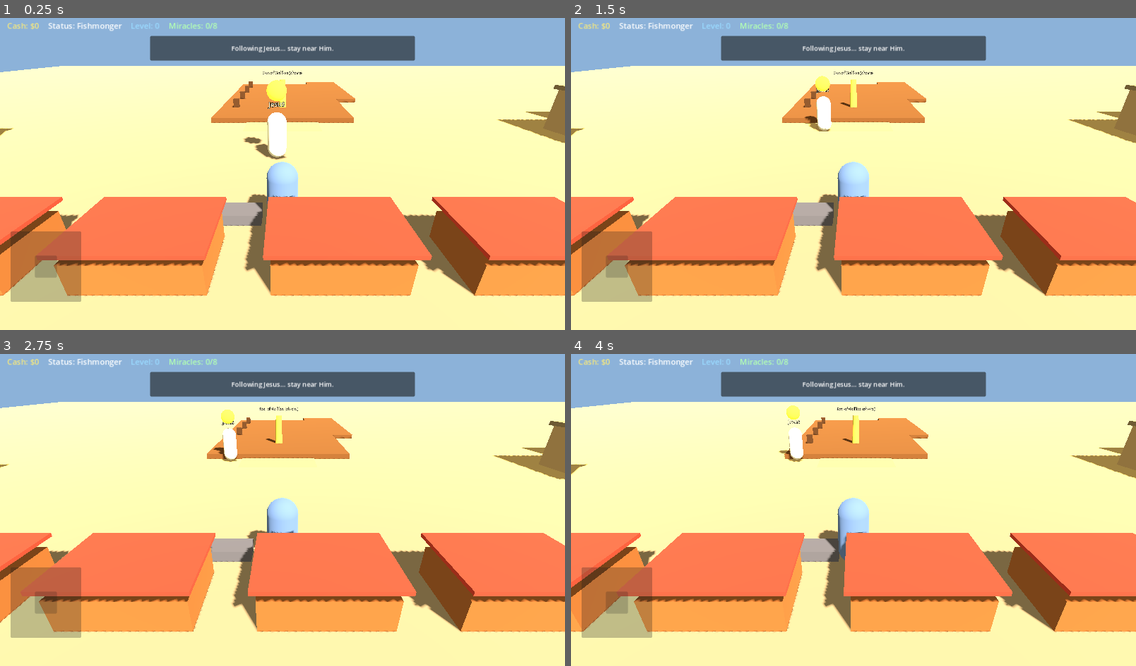
Above: before the commit, frames 1-4 (two rows, left to right).
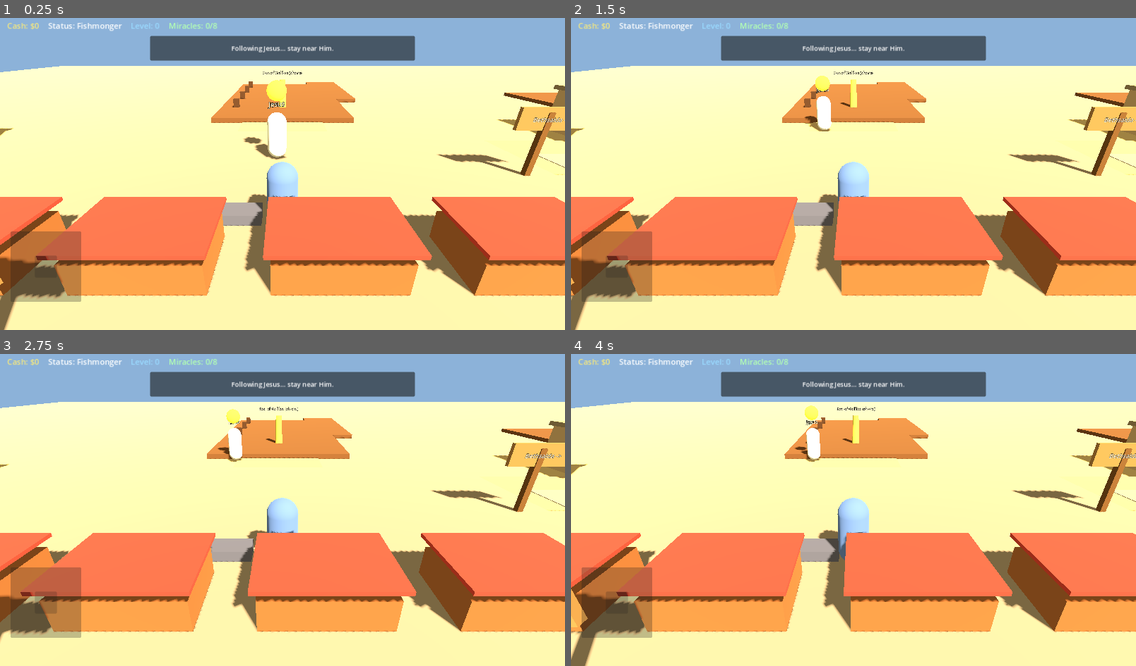
Above: after the commit, the same moments.

Repository: 3lshadai-ux/Infidel-Crusader
Game: Godot game, scene res://scenes/main.tscn
Same seed, same stepped clock (60 frames per second), same inputs: the game is played once before the commit and once after it.
Inputs (mouse positions are in pixels of both pictures, inside the frame that each line leads up to):
- Up to frame 1 (0.25 s): no input
- Up to frame 2 (1.5 s): drag from (627, 276) to (910, 102) at 0.52 s; drag from (740, 186) to (825, 236) at 1.27 s
- Up to frame 3 (2.75 s): move the mouse to (339, 438) at 2.02 s; hold D (move_right) from 2.03 s (still down); tap E (interact) at 2.1 s
- Up to frame 4 (4 s): release D (move_right) at 2.75 s; drag from (825, 572) to (684, 460) at 2.77 s; move the mouse to (1023, 553) at 3.52 s; hold A (move_left) from 3.53 s (still down); tap E (interact) at 3.6 s

The runs differ from the first frame. In frame 1, 2.9% of the frame differs, in the area x 0-100%, y 23-100%; in frame 2, 3.0%; in frame 3, 2.9%; in frame 4, 3.9%, in the area x 0-100%, y 16-100%.

Commit message:
feat(map): richer ancient Israel roads, city pads, signposts

Diff:
--- a/scripts/city_blockout.gd
+++ b/scripts/city_blockout.gd
@@ -1,6 +1,7 @@
 extends Node3D
 ## Stylized ancient-Israel coastal blockout: Galilee shore market (Capernaum area),
-## dusty paths toward Cana/Nazareth/Tabor; south road stubs toward Jerusalem.
+## clearer roads Galilee -> Cana -> Nazareth -> Tabor -> south toward Jerusalem.
+## Readable city pads and simple wooden signposts.
 
 func _ready() -> void:
 	_build_ground()
@@ -10,6 +11,9 @@
 	_build_docks()
 	_build_props()
 	_build_travel_paths()
+	_build_city_pads()
+	_build_signposts()
+	_build_tabor_rise()
 
 func _mat(color: Color) -> StandardMaterial3D:
 	var m := StandardMaterial3D.new()
@@ -38,6 +42,7 @@
 func _build_ground() -> void:
 	_box(self, Vector3(100, 0.4, 120), Vector3(0, -0.2, 12), Color(0.72, 0.62, 0.42))
 	_box(self, Vector3(18, 0.15, 14), Vector3(-6, 0.05, 4), Color(0.55, 0.5, 0.42))
+	_box(self, Vector3(14, 1.2, 10), Vector3(-20, 0.5, 14), Color(0.65, 0.58, 0.42))
 	_box(self, Vector3(10, 2.0, 10), Vector3(-12, 1.0, 18), Color(0.6, 0.55, 0.4))
 
 func _build_water() -> void:
@@ -62,6 +67,9 @@
 		Vector3(-18, 2.8, 8), Vector3(-22, 2.0, 0), Vector3(8, 2.5, 16),
 		Vector3(-4, 2.2, 18), Vector3(20, 2.6, 14),
 		Vector3(-20, 2.4, 12), Vector3(10, 2.0, -2),
+		Vector3(-16, 2.2, 12), Vector3(-20, 2.0, 9),
+		Vector3(-26, 2.4, 15), Vector3(-22, 2.1, 18),
+		Vector3(16, 2.0, -2), Vector3(20, 2.3, -6),
 	]
 	for h in homes:
 		var sx := 4.0 + randf() * 2.0
@@ -73,6 +81,7 @@
 	var wood := Color(0.42, 0.28, 0.16)
 	_box(self, Vector3(8, 0.35, 14), Vector3(-6, 0.1, -12), wood)
 	_box(self, Vector3(3, 0.35, 10), Vector3(-2, 0.1, -16), wood)
+	_box(self, Vector3(6, 0.3, 8), Vector3(16, 0.1, -10), wood)
 	for i in range(4):
 		_box(self, Vector3(0.35, 1.2, 0.35), Vector3(-9, 0.2, -8.0 - i * 3.0), Color(0.3, 0.2, 0.12))
 
@@ -84,7 +93,58 @@
 
 func _build_travel_paths() -> void:
 	var dust := Color(0.68, 0.58, 0.4)
-	_box(self, Vector3(4, 0.05, 30), Vector3(-6, 0.02, -2), dust)
-	_box(self, Vector3(28, 0.05, 3.5), Vector3(-10, 0.02, 10), dust)
-	_box(self, Vector3(3.5, 0.05, 40), Vector3(2, 0.02, 28), dust)
-	_box(self, Vector3(3, 0.05, 12), Vector3(-10, 0.02, 14), dust)
+	var road := Color(0.62, 0.52, 0.36)
+	_box(self, Vector3(4.5, 0.06, 36), Vector3(-6, 0.03, -4), dust)
+	_box(self, Vector3(30, 0.06, 3.8), Vector3(-10, 0.03, 8), road)
+	_box(self, Vector3(3.6, 0.06, 14), Vector3(-20, 0.03, 12), road)
+	_box(self, Vector3(12, 0.06, 3.4), Vector3(-22, 0.03, 16), road)
+	_box(self, Vector3(16, 0.06, 3.4), Vector3(-16, 0.03, 17), road)
+	_box(self, Vector3(3.4, 0.06, 8), Vector3(-12, 0.03, 16), road)
+	_box(self, Vector3(22, 0.06, 3.5), Vector3(6, 0.03, 0), dust)
+	_box(self, Vector3(3.8, 0.06, 22), Vector3(0, 0.03, 18), road)
+	_box(self, Vector3(3.8, 0.06, 18), Vector3(2, 0.03, 30), road)
+	_box(self, Vector3(3.5, 0.06, 12), Vector3(4, 0.03, 38), road)
+	_box(self, Vector3(10, 0.06, 3.2), Vector3(8, 0.03, 34), road)
+	_box(self, Vector3(8, 0.06, 3.2), Vector3(1, 0.03, 40), road)
+
+func _build_city_pads() -> void:
+	var plaza := Color(0.7, 0.6, 0.45)
+	var pads := [
+		{"pos": Vector3(8, 0.04, 4), "size": Vector3(8, 0.08, 8)},
+		{"pos": Vector3(-18, 0.04, 10), "size": Vector3(9, 0.08, 9)},
+		{"pos": Vector3(-24, 0.04, 16), "size": Vector3(7, 0.08, 7)},
+		{"pos": Vector3(18, 0.04, -4), "size": Vector3(7, 0.08, 7)},
+		{"pos": Vector3(4, 0.04, 36), "size": Vector3(10, 0.08, 10)},
+		{"pos": Vector3(0, 0.04, 42), "size": Vector3(6, 0.08, 6)},
+	]
+	for p in pads:
+		_box(self, p["size"], p["pos"], plaza)
+
+func _build_signposts() -> void:
+	var signs := [
+		{"pos": Vector3(-10, 0, 8), "text": "<- Cana"},
+		{"pos": Vector3(-18, 0, 12), "text": "Nazareth ->"},
+		{"pos": Vector3(-14, 0, 16), "text": "^ Tabor"},
+		{"pos": Vector3(2, 0, 2), "text": "Bethsaida ->"},
+		{"pos": Vector3(0, 0, 20), "text": "v Samaria / Jerusalem"},
+		{"pos": Vector3(4, 0, 34), "text": "Olives ->  Golgotha v"},
+	]
+	for s in signs:
+		_signpost(s["pos"], s["text"])
+
+func _signpost(pos: Vector3, text: String) -> void:
+	var wood := Color(0.4, 0.28, 0.15)
+	_box(self, Vector3(0.18, 2.2, 0.18), pos + Vector3(0, 1.1, 0), wood)
+	_box(self, Vector3(1.8, 0.7, 0.12), pos + Vector3(0, 2.0, 0), Color(0.55, 0.42, 0.25))
+	var lbl := Label3D.new()
+	lbl.text = text
+	lbl.font_size = 36
+	lbl.position = pos + Vector3(0, 2.0, 0.12)
+	lbl.modulate = Color(0.95, 0.9, 0.75)
+	lbl.outline_size = 4
+	add_child(lbl)
+
+func _build_tabor_rise() -> void:
+	_box(self, Vector3(8, 1.5, 8), Vector3(-12, 0.75, 18), Color(0.58, 0.52, 0.38))
+	_box(self, Vector3(5, 2.5, 5), Vector3(-12, 2.0, 18), Color(0.6, 0.55, 0.4))
+	_box(self, Vector3(3, 0.3, 6), Vector3(-12, 0.2, 14), Color(0.62, 0.52, 0.36))
